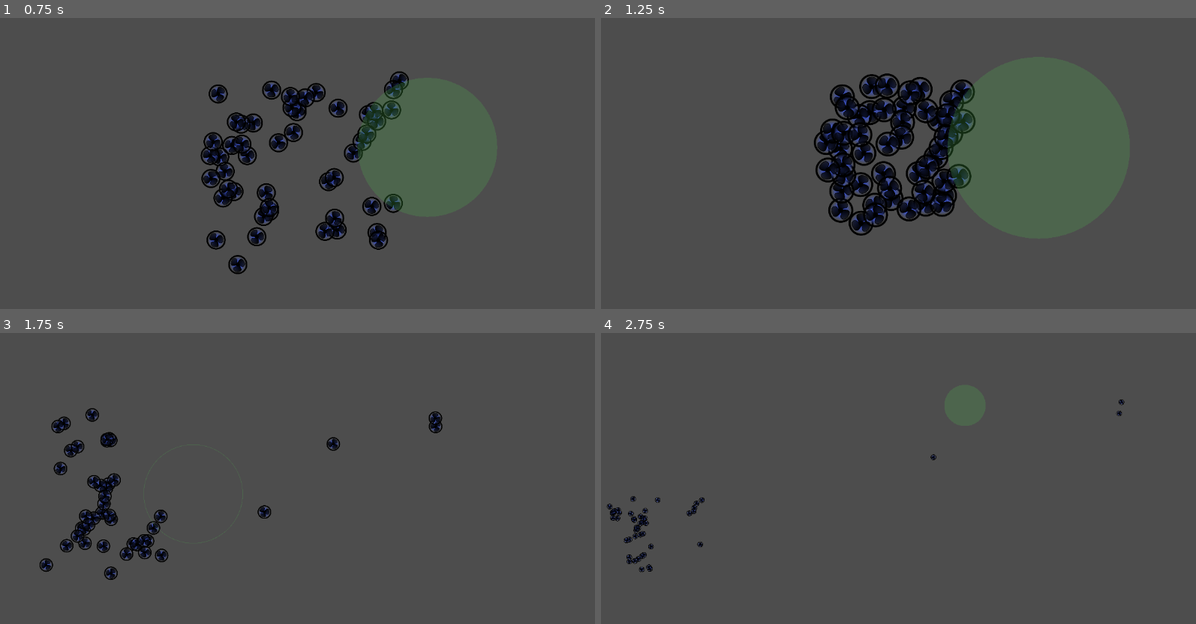
Above: before the commit, frames 1-4 (two rows, left to right).
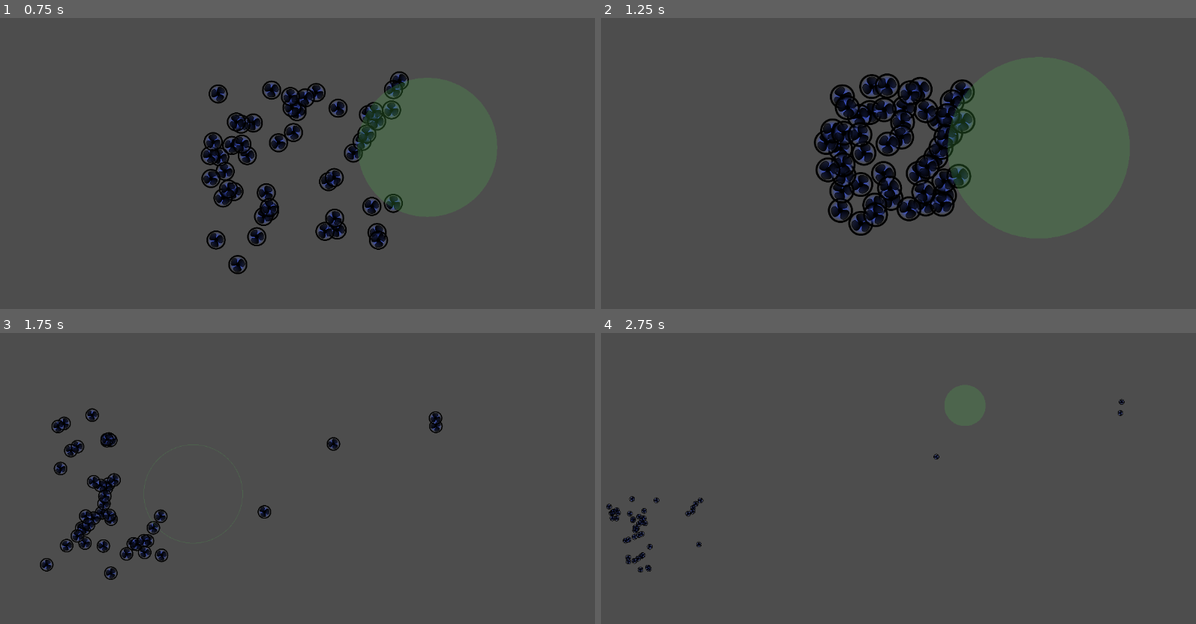
Above: after the commit, the same moments.

Repository: mgiuca/patient-zero
Game: Godot game, scene res://scenes/levels/lvl_body.tscn
The game is run twice, just before and just after one commit, with the same random seed, the same clock (stepped at 60 frames per second) and the same inputs.
Inputs (mouse positions are in pixels of both pictures, inside the frame that each line leads up to):
- Up to frame 1 (0.75 s): move the mouse to (434, 146) at 0.52 s; press the mouse at (434, 146) at 0.53 s
- Up to frame 2 (1.25 s): no input
- Up to frame 3 (1.75 s): move the mouse to (178, 495) at 1.27 s; release the mouse at (178, 495) at 1.28 s; click (178, 495) at 1.35 s
- Up to frame 4 (2.75 s): move the mouse to (958, 405) at 2.02 s; press the mouse at (958, 405) at 2.03 s

Frame 1 is identical in both runs. In frame 2, 0.3% of the frame differs, in the area x 36-62%, y 23-75%; in frame 3, 0.2%; in frame 4, 0.4%, in the area x 0-89%, y 22-83%.

Commit message:
Make the tensor max range a configurable property rather than just hand-set on the collision shape.

Diff:
--- a/scenes/bot.gd
+++ b/scenes/bot.gd
@@ -1,6 +1,10 @@
 extends RigidBody2D
 
 class_name Bot
+
+## The maximum distance at which two bots can interact with each other (i.e.
+## the distance at which the tensor "snaps").
+@export var tensor_max_range : float = 1800
 
 ## The distance at which two bots will neither attract nor repel one another.
 @export var resting_distance : float = 200
@@ -12,7 +16,7 @@
 @export var repulsion_multiplier : float = 80
 
 func _ready():
-  pass
+  $TensorCollider/CollisionShape2D.shape.radius = tensor_max_range
 
 func _process(delta: float):
   # Attract/repel every nearby bot.
--- a/scenes/bot.tscn
+++ b/scenes/bot.tscn
@@ -7,7 +7,7 @@
 radius = 63.0317
 
 [sub_resource type="CircleShape2D" id="CircleShape2D_0b7jm"]
-radius = 1812.0
+radius = 0.01
 
 [node name="Bot" type="RigidBody2D"]
 light_mask = 4
